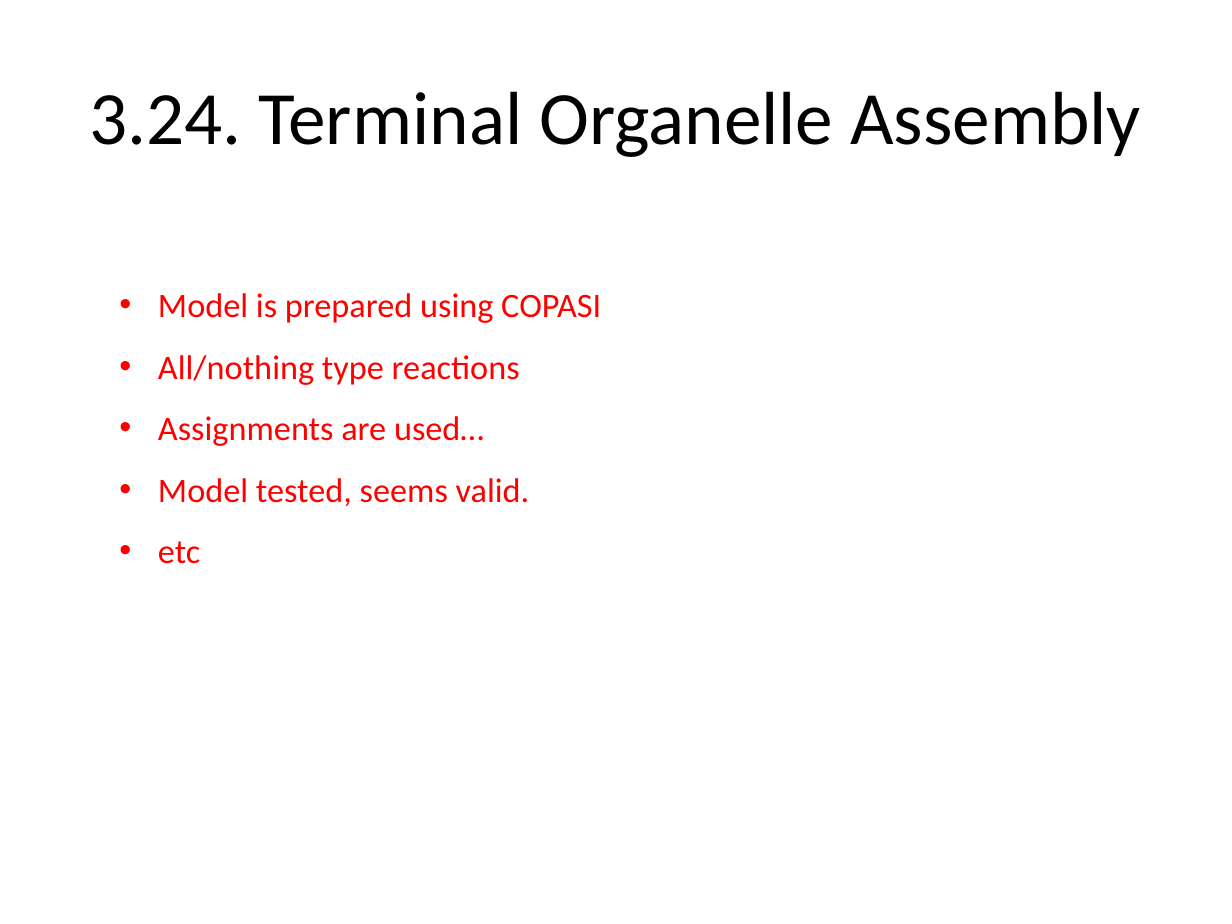
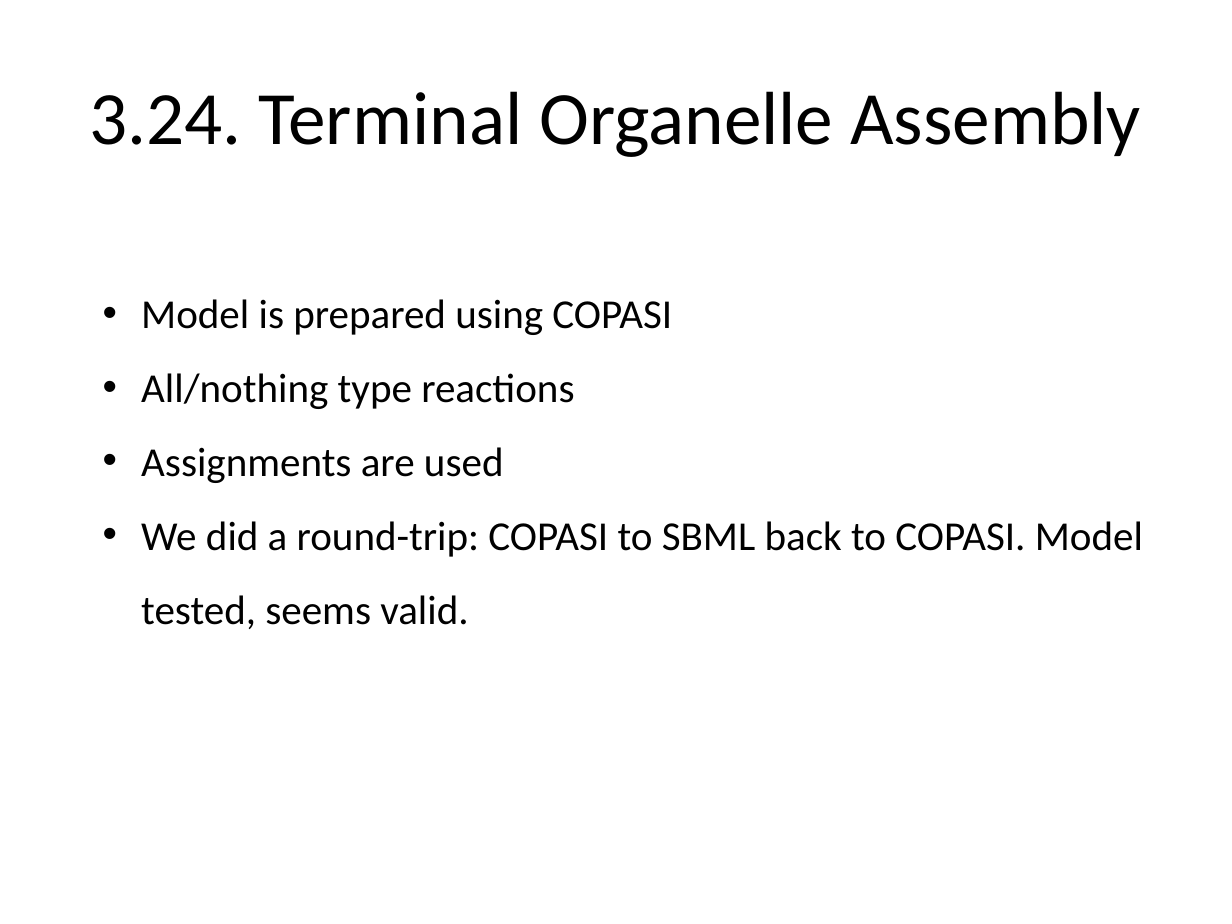
Before and after one commit to dagwa/wholecell-protein, a slide deck: slide 12 of TeamProteinSummary.pptx. Drawn at 1232x924 pixels with LibreOffice and Linux fonts; fonts in the diff are those of the drawing. Boxes give left, top, right and bottom in pixels: in the first picture for what was removed or moved away, otherwise in the second. Text is boxed around its words. In the diff, an @@ line names an element or a change of style, - is before the commit and + after.

```diff
--- a/TeamProteinSummary.pptx
+++ b/TeamProteinSummary.pptx
@@ text "Model is prepared using COPASI": place and size @@
-text "Model is prepared using COPASI" at box(158, 293, 601, 564)
+text "Model is prepared using COPASI" at box(141, 299, 1143, 629)
@@ text at box(141, 299, 672, 409): size 20 to 24 pt, text colour #FF0000 to #000000 in "Model is prepared using COPASI", "All/nothing type reactions" @@
@@ text at box(141, 447, 1143, 629): text changed; size 20 to 24 pt; text colour #FF0000 to #000000 @@
-• Assignments are used…
-• Model tested, seems valid.
-• etc
+• Assignments are used
+• We did a round-trip: COPASI to SBML back to COPASI. Model tested, seems valid.
```
Also in this commit, not shown: 7 other slides changed, 2 slides added, 1 slide removed.
